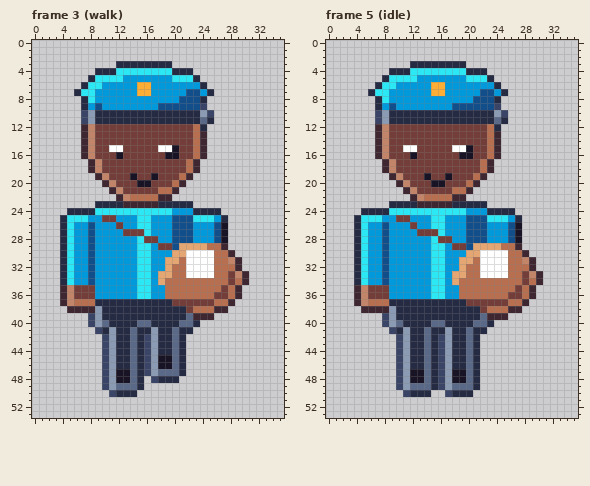
One commit to this pixel-art file: art/depths/mail-carrier@75.aseprite. That is the earlier state.
36x54 pixels, 6 frames. Shown: frame 3 (walk), frame 5 (idle). The old version is drawn lined up with the new one. The commit also changed other frames, which this record leaves out.
After:
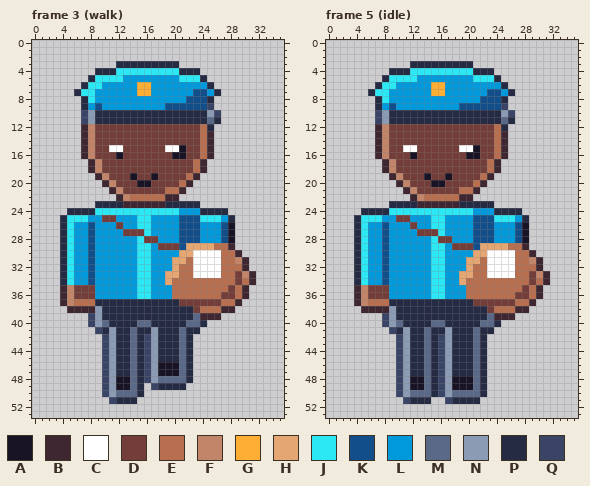
Palette (. is transparent): A #181425  B #3e2731  C #ffffff  D #733e39  E #b86f50  F #c28569  G #feae34  H #e4a672  J #2ce8f5  K #124e89  L #0099db  M #5a6988  N #8b9bb4  P #262b44  Q #3a4466
Change:
whole drawing moved by -1,-2 (the old picture is shown already moved)
--- frame 3 (walk)
@@ x 0..35 @@
  2 ....................................
- 3 ............PPPPPPPP................
- 4 .........PPPJJJJJJJJPPP.............
- 5 ........PJJJJLLLLLLLJJJP............
- 6 .......PJJLLLLLGGLLLLLLLP...........
- 7 ......PJJLLLLLLGGLLLLLKKLP..........
- 8 .......PJLLLLLLLLLLLLKKKP...........
- 9 .......PLKLLLLLLLLKKKKKKQ...........
-10 .......QNPPPPPPPPPPPPPPPNQ..........
-11 .......QNPPPPPPPPPPPPPPPMP..........
-12 .......BFDDDDDDDDDDDDDDEP...........
-13 .......BFDDDDDDDDDDDDDDEB...........
-14 .......BFDDDDDDDDDDDDDDEB...........
-15 .......BFDDCCDDDDDCCADDEB...........
-16 .......BFDDDADDDDDDAADDEB...........
-17 ........BFDDDDDDDDDDDDEB............
-18 ........BFDDDDDDDDDDDDEB............
-19 .........BFDDDADDADDDEB.............
-20 ..........BFDDDAADDDEB..............
-21 ...........BFDDDDDEEB...............
-22 ............BFEEEEBB................
-23 .........PPPPBBBBBPPPPP.............
-24 .....PPPPJJJJJJJJJJJLLLPPPP.........
-25 ....PJJJLLDDLLLJJLLLKKKJJJLP........
-26 ....PJLLKLLLDLLJJLLLKKKLLLKA........
-27 ....PJLLKLLLLDDDJLLLKKKLLLKA........
-28 ....PJLLKLLLLLLJDDLLKKKLLLKA........
-29 ....PJLLKLLLLLLJJLDDKHHHHEEB........
-30 ....PJLLKLLLLLLJJLLLHHCCCCEEB.......
-31 ....PJLLKLLLLLLJJLLHHECCCCEEFB......
-32 ....PJLLKLLLLLLJJLLHEECCCCEEEB......
-33 ....PJLLKLLLLLLJJLHHEECCCCEEDFB.....
-34 ....PJLLKLLLLLLJJLHEEEEEEEEEDEB.....
-35 ....BFDDDLLLLLLJJLLEEEEEEEEDEB......
-36 ....BFDDDLLLLLLJJLLEEEEEEEDDEB......
-37 ....BFEEEPPPPPPPPPPPDDDDDDEEB.......
-38 .....BBBBNPPPPPPPPPPPPDEEEBB........
-39 ........QNPPPPPPPPPPPPMBBB..........
-40 ........QNMPPPPMMPPPPMMP............
-41 .........QPNPPMPPNPPMPP.............
-42 ..........QNPPMPQNPPMP..............
-43 ..........QNPPMPQNPPMP..............
-44 ..........QNPPMPQNPPMP..............
-45 ..........QNPPMPQNAAMP..............
-46 ..........QNPPMPQNAAMP..............
-47 ..........QNAAMPQNMMMP..............
-48 ..........QNAAMP.QPPP...............
-49 ..........QNMMMP....................
-50 ...........QPPP.....................
-51 ....................................
+ 3 ............PPPPPPPPP...............
+ 4 .........PPPJJJJJJJJJPPP............
+ 5 ........PJJJJLLLLLLLLJJJP...........
+ 6 .......PJJLLLLLGGLLLLLLLLP..........
+ 7 ......PJJLLLLLLGGLLLLLLKKLP.........
+ 8 .......PJLLLLLLLLLLLLLKKKP..........
+ 9 .......PLKLLLLLLLLLKKKKKKQ..........
+10 .......QNPPPPPPPPPPPPPPPPNQ.........
+11 .......QNPPPPPPPPPPPPPPPPMP.........
+12 .......BFDDDDDDDDDDDDDDDEP..........
+13 .......BFDDDDDDDDDDDDDDDEB..........
+14 .......BFDDDDDDDDDDDDDDDEB..........
+15 .......BFDDCCDDDDDDCCADDEB..........
+16 .......BFDDDADDDDDDDAADDEB..........
+17 ........BFDDDDDDDDDDDDDEB...........
+18 ........BFDDDDDDDDDDDDDEB...........
+19 .........BFDDDADDADDDDEB............
+20 ..........BFDDDAADDDDEB.............
+21 ...........BFDDDDDDEEB..............
+22 ............BFEEEEEBB...............
+23 .........PPPPBBBBBBPPPPP............
+24 .....PPPPJJJJJJJJJJJJLLLPPPP........
+25 ....PJJJLLDDLLLJJLLLLKKKJJJLP.......
+26 ....PJLLKLLLDLLJJLLLLKKKLLLKA.......
+27 ....PJLLKLLLLDDDJLLLLKKKLLLKA.......
+28 ....PJLLKLLLLLLJDDLLLKKKLLLKA.......
+29 ....PJLLKLLLLLLJJLDDDKHHHHEEB.......
+30 ....PJLLKLLLLLLJJLLLLHHCCCCEEB......
+31 ....PJLLKLLLLLLJJLLLHHECCCCEEFB.....
+32 ....PJLLKLLLLLLJJLLLHEECCCCEEEB.....
+33 ....PJLLKLLLLLLJJLLHHEECCCCEEDFB....
+34 ....PJLLKLLLLLLJJLLHEEEEEEEEEDEB....
+35 ....BFDDDLLLLLLJJLLLEEEEEEEEDEB.....
+36 ....BFDDDLLLLLLJJLLLEEEEEEEDDEB.....
+37 ....BFEEEPPPPPPPPPPPPDDDDDDEEB......
+38 .....BBBBNPPPPPPPPPPPPPDEEEBB.......
+39 ........QNPPPPPPPPPPPPPMBBB.........
+40 ........QNMPPPPMMPPPPPMMP...........
+41 .........QPNPPMPPNPPPMPP............
+42 ..........QNPPMPQNPPPMP.............
+43 ..........QNPPMPQNPPPMP.............
+44 ..........QNPPMPQNPPPMP.............
+45 ..........QNPPMPQNPPPMP.............
+46 ..........QNPPMPQNAAAMP.............
+47 ..........QNPPMPQNAAAMP.............
+48 ..........QNAAMPQNMMMMP.............
+49 ..........QNAAMP.QPPPP..............
+50 ..........QNMMMP....................
+51 ...........QPPP.....................
 52 ....................................
--- frame 5 (idle)
@@ x 0..35 @@
  2 ....................................
- 3 ............PPPPPPPP................
- 4 .........PPPJJJJJJJJPPP.............
- 5 ........PJJJJLLLLLLLJJJP............
- 6 .......PJJLLLLLGGLLLLLLLP...........
- 7 ......PJJLLLLLLGGLLLLLKKLP..........
- 8 .......PJLLLLLLLLLLLLKKKP...........
- 9 .......PLKLLLLLLLLKKKKKKQ...........
-10 .......QNPPPPPPPPPPPPPPPNQ..........
-11 .......QNPPPPPPPPPPPPPPPMP..........
-12 .......BFDDDDDDDDDDDDDDEP...........
-13 .......BFDDDDDDDDDDDDDDEB...........
-14 .......BFDDDDDDDDDDDDDDEB...........
-15 .......BFDDCCDDDDDCCADDEB...........
-16 .......BFDDDADDDDDDAADDEB...........
-17 ........BFDDDDDDDDDDDDEB............
-18 ........BFDDDDDDDDDDDDEB............
-19 .........BFDDDADDADDDEB.............
-20 ..........BFDDDAADDDEB..............
-21 ...........BFDDDDDEEB...............
-22 ............BFEEEEBB................
-23 .........PPPPBBBBBPPPPP.............
-24 .....PPPPJJJJJJJJJJJLLLPPPP.........
-25 ....PJJJLLDDLLLJJLLLKKKJJJLP........
-26 ....PJLLKLLLDLLJJLLLKKKLLLKA........
-27 ....PJLLKLLLLDDDJLLLKKKLLLKA........
-28 ....PJLLKLLLLLLJDDLLKKKLLLKA........
-29 ....PJLLKLLLLLLJJLDDKHHHHEEB........
-30 ....PJLLKLLLLLLJJLLLHHCCCCEEB.......
-31 ....PJLLKLLLLLLJJLLHHECCCCEEFB......
-32 ....PJLLKLLLLLLJJLLHEECCCCEEEB......
-33 ....PJLLKLLLLLLJJLHHEECCCCEEDFB.....
-34 ....PJLLKLLLLLLJJLHEEEEEEEEEDEB.....
-35 ....BFDDDLLLLLLJJLLEEEEEEEEDEB......
-36 ....BFDDDLLLLLLJJLLEEEEEEEDDEB......
-37 ....BFEEEPPPPPPPPPPPDDDDDDEEB.......
-38 .....BBBBNPPPPPPPPPPPPDEEEBB........
-39 ........QNPPPPPPPPPPPPMBBB..........
-40 ........QNMPPPPMMPPPPMMP............
-41 .........QPNPPMPPNPPMPP.............
-42 ..........QNPPMPQNPPMP..............
-43 ..........QNPPMPQNPPMP..............
-44 ..........QNPPMPQNPPMP..............
-45 ..........QNPPMPQNPPMP..............
-46 ..........QNPPMPQNPPMP..............
-47 ..........QNAAMPQNAAMP..............
-48 ..........QNAAMPQNAAMP..............
-49 ..........QNMMMPQNMMMP..............
-50 ...........QPPP..QPPP...............
-51 ....................................
+ 3 ............PPPPPPPPP...............
+ 4 .........PPPJJJJJJJJJPPP............
+ 5 ........PJJJJLLLLLLLLJJJP...........
+ 6 .......PJJLLLLLGGLLLLLLLLP..........
+ 7 ......PJJLLLLLLGGLLLLLLKKLP.........
+ 8 .......PJLLLLLLLLLLLLLKKKP..........
+ 9 .......PLKLLLLLLLLLKKKKKKQ..........
+10 .......QNPPPPPPPPPPPPPPPPNQ.........
+11 .......QNPPPPPPPPPPPPPPPPMP.........
+12 .......BFDDDDDDDDDDDDDDDEP..........
+13 .......BFDDDDDDDDDDDDDDDEB..........
+14 .......BFDDDDDDDDDDDDDDDEB..........
+15 .......BFDDCCDDDDDDCCADDEB..........
+16 .......BFDDDADDDDDDDAADDEB..........
+17 ........BFDDDDDDDDDDDDDEB...........
+18 ........BFDDDDDDDDDDDDDEB...........
+19 .........BFDDDADDADDDDEB............
+20 ..........BFDDDAADDDDEB.............
+21 ...........BFDDDDDDEEB..............
+22 ............BFEEEEEBB...............
+23 .........PPPPBBBBBBPPPPP............
+24 .....PPPPJJJJJJJJJJJJLLLPPPP........
+25 ....PJJJLLDDLLLJJLLLLKKKJJJLP.......
+26 ....PJLLKLLLDLLJJLLLLKKKLLLKA.......
+27 ....PJLLKLLLLDDDJLLLLKKKLLLKA.......
+28 ....PJLLKLLLLLLJDDLLLKKKLLLKA.......
+29 ....PJLLKLLLLLLJJLDDDKHHHHEEB.......
+30 ....PJLLKLLLLLLJJLLLLHHCCCCEEB......
+31 ....PJLLKLLLLLLJJLLLHHECCCCEEFB.....
+32 ....PJLLKLLLLLLJJLLLHEECCCCEEEB.....
+33 ....PJLLKLLLLLLJJLLHHEECCCCEEDFB....
+34 ....PJLLKLLLLLLJJLLHEEEEEEEEEDEB....
+35 ....BFDDDLLLLLLJJLLLEEEEEEEEDEB.....
+36 ....BFDDDLLLLLLJJLLLEEEEEEEDDEB.....
+37 ....BFEEEPPPPPPPPPPPPDDDDDDEEB......
+38 .....BBBBNPPPPPPPPPPPPPDEEEBB.......
+39 ........QNPPPPPPPPPPPPPMBBB.........
+40 ........QNMPPPPMMPPPPPMMP...........
+41 .........QPNPPMPPNPPPMPP............
+42 ..........QNPPMPQNPPPMP.............
+43 ..........QNPPMPQNPPPMP.............
+44 ..........QNPPMPQNPPPMP.............
+45 ..........QNPPMPQNPPPMP.............
+46 ..........QNPPMPQNPPPMP.............
+47 ..........QNPPMPQNPPPMP.............
+48 ..........QNAAMPQNAAAMP.............
+49 ..........QNAAMPQNAAAMP.............
+50 ..........QNMMMPQNMMMMP.............
+51 ...........QPPP..QPPPP..............
 52 ....................................
Changed places in both pictures, as pixel boxes (x1, y1, x2, y2):
changed: (102, 61, 256, 404)
changed: (396, 61, 550, 404)
